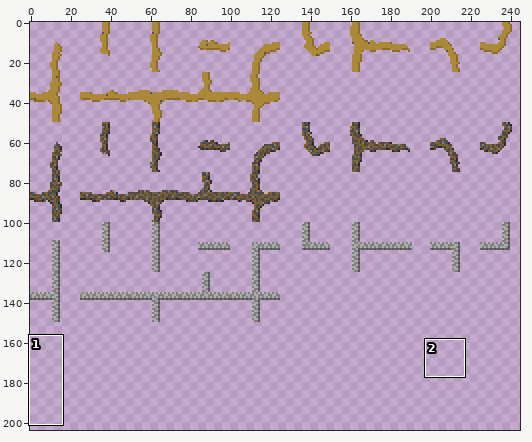
File history of a sprite sheet, assets/icons/roadicons.png. Above, an overview of the earlier version with the close-up marked.
Close-up. Before the commit:
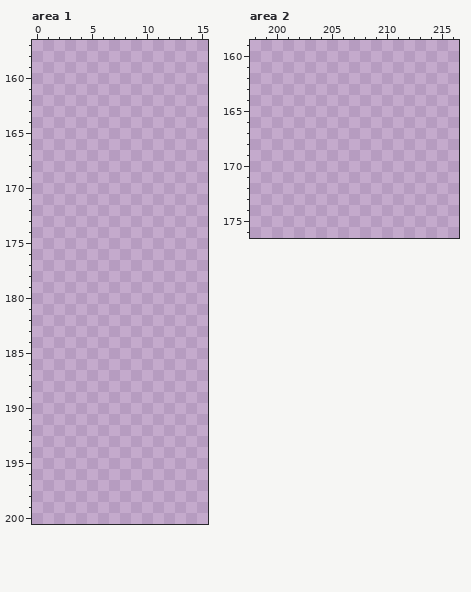
The file is 500x500 pixels, drawn in blocks of 2x2; one block is one cell here. Shown: area 1: x 0..15, y 157..200; area 2: x 198..216, y 159..176. The wide view leaves out empty margins. The commit also changed other parts of the picture, which this record leaves out.
Once edited:
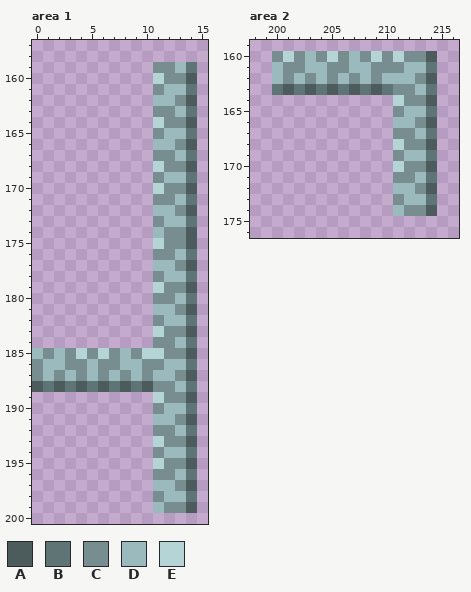
Palette (. is transparent): A #4c5b5c  B #5e7475  C #788d8f  D #9bbabd  E #b4d4d6
Change:
Area 1:
y 159: x 11..14 .... -> CCDB
y 160: x 11..14 .... -> ECCA
y 161: x 11..14 .... -> CDDB
y 162: x 11..14 .... -> DDCA
y 163: x 11..14 .... -> CCDB
y 164: x 11..14 .... -> ECCA
y 165: x 11..14 .... -> CDDB
y 166: x 11..14 .... -> DDCA
y 167: x 11..14 .... -> CCDB
y 168: x 11..14 .... -> ECCA
y 169: x 11..14 .... -> CDDB
y 170: x 11..14 .... -> ECCA
y 171: x 11..14 .... -> CCDB
y 172: x 11..14 .... -> DDCA
y 173: x 11..14 .... -> CDDB
y 174: x 11..14 .... -> DCCA
y 175: x 11..14 .... -> ECCA
y 176: x 11..14 .... -> CCDB
y 177: x 11..14 .... -> DDCA
y 178: x 11..14 .... -> CDDB
y 179: x 11..14 .... -> ECCA
y 180: x 11..14 .... -> CCDB
y 181: x 11..14 .... -> DDCA
y 182: x 11..14 .... -> CDDB
y 183: x 11..14 .... -> ECCA
y 184: x 11..14 .... -> CCDB
y 185: x 0..14 ............... -> DCDCECECDCEECCA
y 186: x 0..14 ............... -> CDDCCDCCDDCCDDB
y 187: x 0..14 ............... -> CDCDCDCDCDCDDCA
y 188: x 0..14 ............... -> ABABABABABACCDB
y 189: x 11..14 .... -> ECCA
y 190: x 11..14 .... -> CDDB
y 191: x 11..14 .... -> DDCA
y 192: x 11..14 .... -> CCDB
y 193: x 11..14 .... -> ECCA
y 194: x 11..14 .... -> CDDB
y 195: x 11..14 .... -> ECCA
y 196: x 11..14 .... -> CCDB
y 197: x 11..14 .... -> DDCA
y 198: x 11..14 .... -> CDDB
y 199: x 11..14 .... -> DCCA
Area 2:
y 160: x 200..214 ............... -> CECDCECDCECECCA
y 161: x 200..214 ............... -> DCCDDCCDDCCCDDB
y 162: x 200..214 ............... -> DCDCDCDCDCDDDCA
y 163: x 200..214 ............... -> BABABABABABCCDB
y 164: x 211..214 .... -> ECCA
y 165: x 211..214 .... -> CDDB
y 166: x 211..214 .... -> DDCA
y 167: x 211..214 .... -> CCDB
y 168: x 211..214 .... -> ECCA
y 169: x 211..214 .... -> CDDB
y 170: x 211..214 .... -> ECCA
y 171: x 211..214 .... -> CCDB
y 172: x 211..214 .... -> DDCA
y 173: x 211..214 .... -> CDDB
y 174: x 211..214 .... -> DCCA
Boxes around the changes in both close-ups, in picture pixels (x1, y1, x2, y2):
added: (32, 62, 197, 513)
added: (272, 51, 437, 216)
